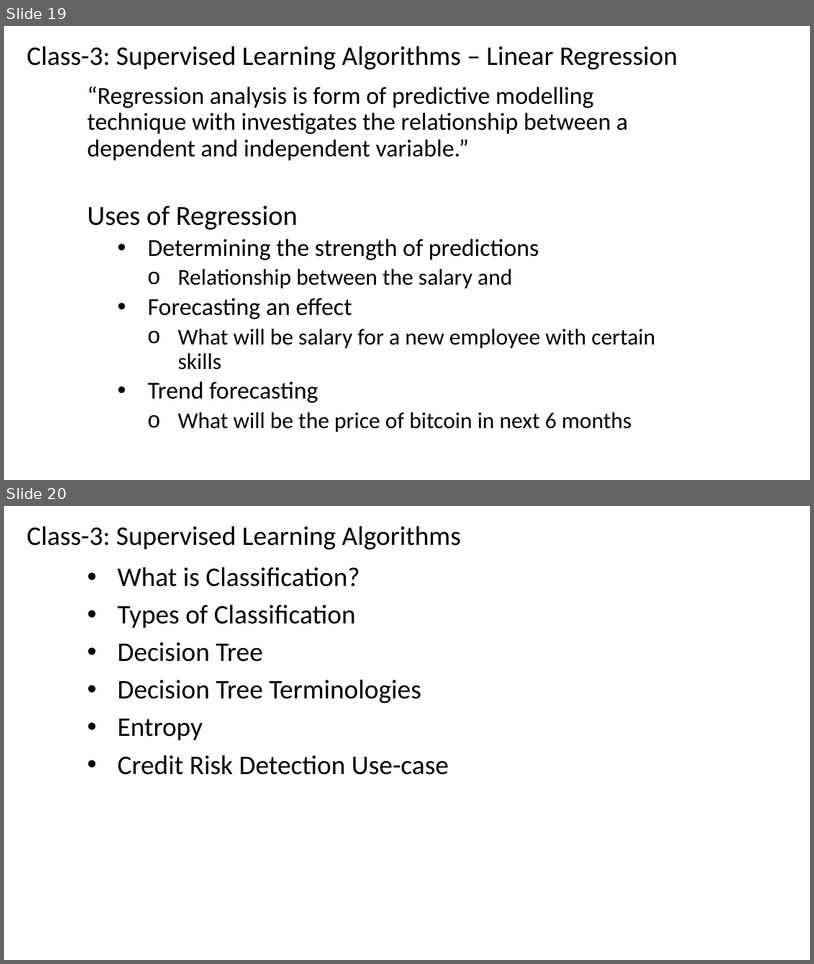
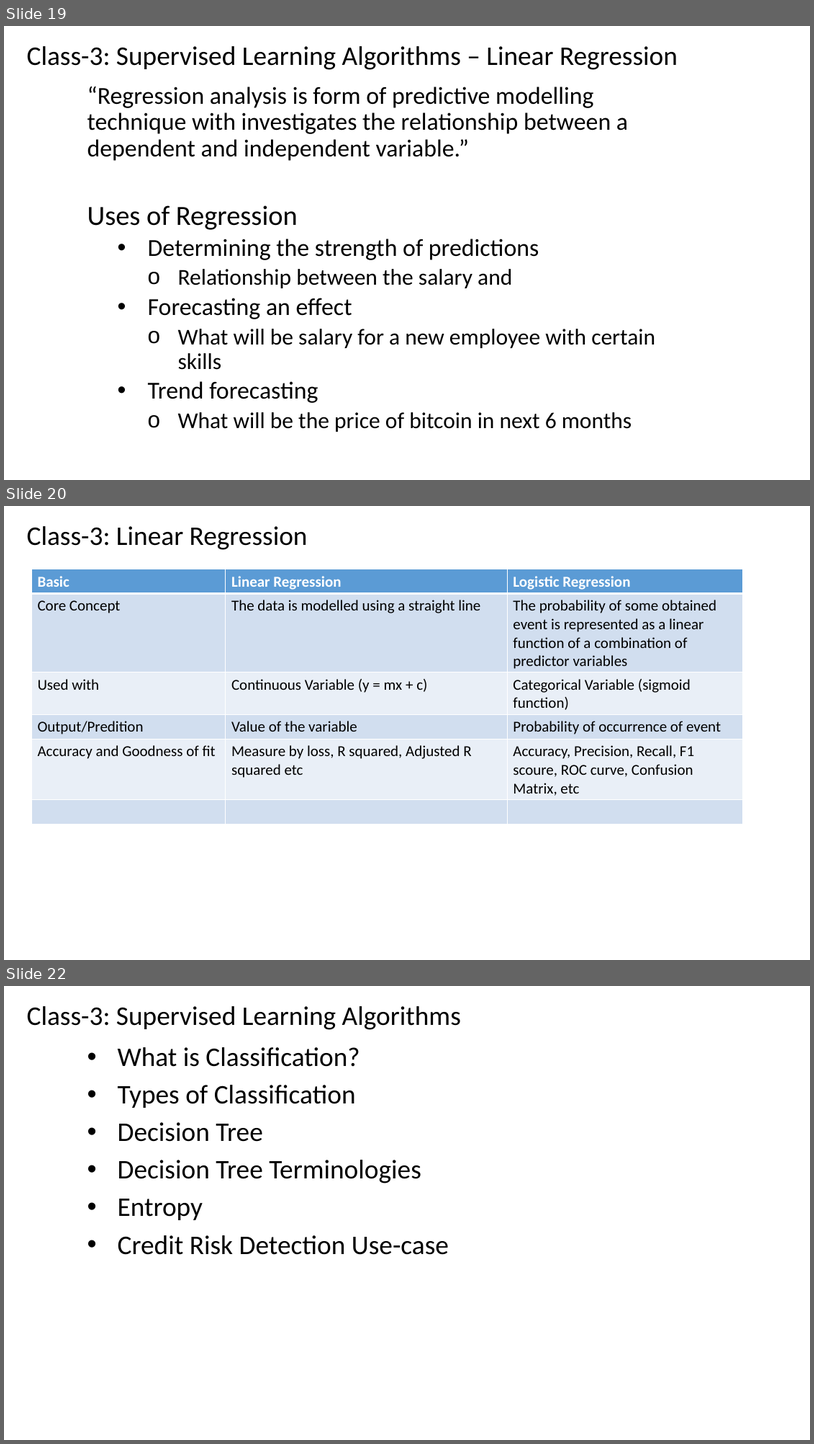
Before and after one commit to renshan2/accesspy, a slide deck: AI-ML-DL/Machine Learning.pptx. Shown one above the other, each under a label of ours: slides 19 and 20 before the commit, slides 19, 20 and 22 after it; the slides between them are not shown. The pictures are 814x964 and 814x1444 pixels, drawn with LibreOffice and Linux fonts; fonts in the diff are those of the drawing. Boxes give left, top, right and bottom in pixels: in the first picture for what was removed or moved away, otherwise in the second. Text is boxed around its words. In the diff, an @@ line names an element or a change of style, - is before the commit and + after.

Commit message:
update

```diff
--- a/AI-ML-DL/Machine Learning.pptx
+++ b/AI-ML-DL/Machine Learning.pptx
@@ slide 20 added at [4, 506, 810, 960], background #FFFFFF @@
@@ text added at [27, 526, 308, 550], 32 pt, text #000000 @@
+Class-3: Linear Regression
@@ table added at [31, 569, 743, 824], 6 rows, 3 columns @@
+Basic | Linear Regression | Logistic Regression
+Core Concept | The data is modelled using a straight line | The probability of some obtained event is represented as a linear function of a combination of predictor variables
+Used with | Continuous Variable (y = mx + c) | Categorical Variable (sigmoid function)
+Output/Predition | Value of the variable | Probability of occurrence of event
+Accuracy and Goodness of fit | Measure by loss, R squared, Adjusted R squared etc | Accuracy, Precision, Recall, F1 scoure, ROC curve, Confusion Matrix, etc
+ |  | 
@@ what was slide 20 is now slide 22 @@
```
Also in this commit, not shown: 1 other slide added.
